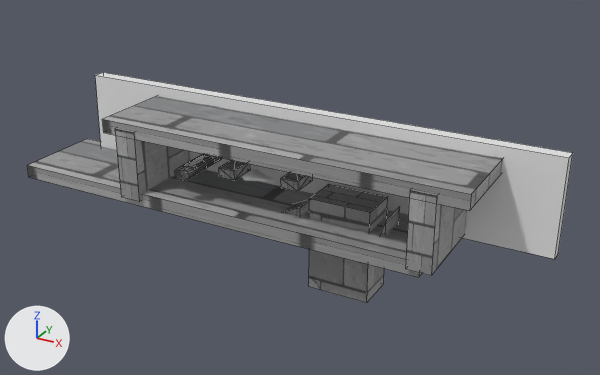
Renders of the FBX model twentysixteen/data/models/testcollision4.fbx from each side of a commit.
Both versions are drawn from a camera (50 mm lens) standing at (25.9, -44.4, 19.4) and looking at (3.8, -4.1, -0.8). Every picture has the same lights, and +X, +Y and +Z are marked at lower left. Mesh edges are drawn as thin lines on the coarser meshes. Where no turn or scale is listed for an object, it has been applied to the vertices.
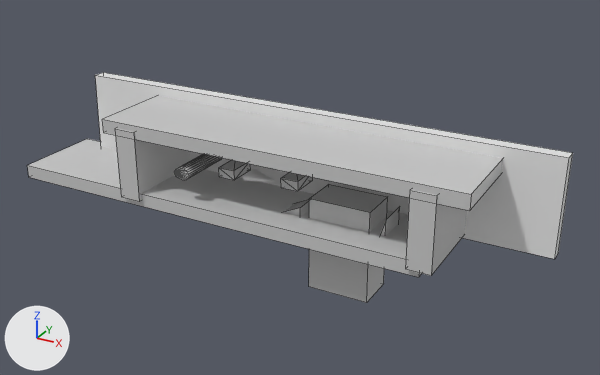
Edits to the bpy script that builds the scene:
```text
Add mat_testa:
    mat_testa = principled_material('testa')
    mat_testa.base_color = (0.6, 0.6, 0.6)  # light grey #cbcbcb
    mat_testa.roughness = 0.0
Add mat_testd:
    mat_testd = principled_material('testd')
    mat_testd.base_color = (0.6, 0.6, 0.6)  # light grey #cbcbcb
    mat_testd.roughness = 0.0
Add mat_testi:
    mat_testi = principled_material('testi')
    mat_testi.base_color = (0.6, 0.6, 0.6)  # light grey #cbcbcb
    mat_testi.roughness = 0.0
Add mat_testb:
    mat_testb = principled_material('testb')
    mat_testb.base_color = (0.6, 0.6, 0.6)  # light grey #cbcbcb
    mat_testb.roughness = 0.0
Add mat_testc:
    mat_testc = principled_material('testc')
    mat_testc.base_color = (0.6, 0.6, 0.6)  # light grey #cbcbcb
    mat_testc.roughness = 0.0
Add mat_teste:
    mat_teste = principled_material('teste')
    mat_teste.base_color = (0.6, 0.6, 0.6)  # light grey #cbcbcb
    mat_teste.roughness = 0.0
Change me_mesh_004:
    where me_mesh_004.from_pydata(...)  # 8 vertices, 6 faces; spans x -14.9..12.9, y -8.2..-2.3, z 2.1..3.0
    remove me_mesh_004.materials.append(mat_pedestal)  # picture img_greybrick_png
    add me_mesh_004.materials.append(mat_testc)  # light grey #cbcbcb
Change me_mesh_008:
    where me_mesh_008.from_pydata(...)  # 8 vertices, 6 faces; spans x 3.54..7.34, y -6.22..-3.78, z -5.0..0.76
    remove me_mesh_008.materials.append(mat_pedestal)  # picture img_greybrick_png
    add me_mesh_008.materials.append(mat_testi)  # light grey #cbcbcb
Change me_mesh_003:
    used by ob_mesh; location = (4.8, -0.15, 0.0)
    remove me_mesh_003.from_pydata(...)  # 14 vertices, 11 faces; spans x -12.3..10.7, y -8.2..-2.3, z -1.8..3.0
    add me_mesh_003.from_pydata(...)  # 8 vertices, 6 faces; spans x -12.3..10.7, y -8.2..-2.3, z 2.1..3.0
    me_mesh_003 part 1: the loose piece of 6 vertices spanning x -1.5..0.2, y -6.1..-4.7, z -1.8..-0.9 is deleted
    me_mesh_003 part 2: 6 faces spanning x -12.3..10.7, y -8.2..-2.3, z 2.1..3.0 switch from mat_pedestal (picture img_greybrick_png) to mat_testa (light grey #cbcbcb)
Change me_mesh_005:
    where me_mesh_005.from_pydata(...)  # 8 vertices, 6 faces; spans x 3.47..4.9, y -8.4..-2.41, z -2.09..2.41
    remove me_mesh_005.materials.append(mat_pedestal)  # picture img_greybrick_png
    add me_mesh_005.materials.append(mat_testd)  # light grey #cbcbcb
Change me_mesh_006:
    where me_mesh_006.from_pydata(...)  # 8 vertices, 6 faces; spans x 3.47..4.9, y -8.4..-2.41, z -2.09..2.41
    remove me_mesh_006.materials.append(mat_pedestal)  # picture img_greybrick_png
    add me_mesh_006.materials.append(mat_testb)  # light grey #cbcbcb
Add me_mesh_011:
    me_mesh_011.from_pydata([(5.0, -4.87, -1.78), (5.0, -6.29, -1.78), (5.0, -6.29, -0.94), (5.0, -4.87, -0.94), (3.28, -6.29, -1.78), (3.28, -4.87, -1.78)], [], [(0, 3, 2, 1), (1, 2, 4), (3, 0, 5), (0, 1, 4, 5), (2, 3, 5, 4)])
    me_mesh_011.materials.append(mat_teste)  # light grey #cbcbcb
Add ob_mesh__11:
    ob_mesh__11 = bpy.data.objects.new('Mesh (11)', me_mesh_011)
    ob_mesh__11.location = (0.0, 0.0, 0.0)
```

Changed parts and their boxes [x1, y1, x2, y2] in the pictures (600 x 375 px):
'Mesh', reshaped
    before: [102, 96, 503, 216]
    after: [102, 96, 503, 211]
'Mesh (5)', recoloured
    both: [27, 139, 422, 277]
'Mesh (8)', recoloured
    both: [309, 184, 388, 303]
'Mesh (6)', recoloured
    both: [405, 190, 467, 276]
'Mesh (7)', recoloured
    both: [115, 128, 190, 202]
'Mesh (11)', added
    after: [284, 200, 309, 216]
part 1 of me_mesh_003, deleted
    before: [284, 200, 309, 216]
part 2 of me_mesh_003, recoloured
    both: [102, 96, 503, 211]
